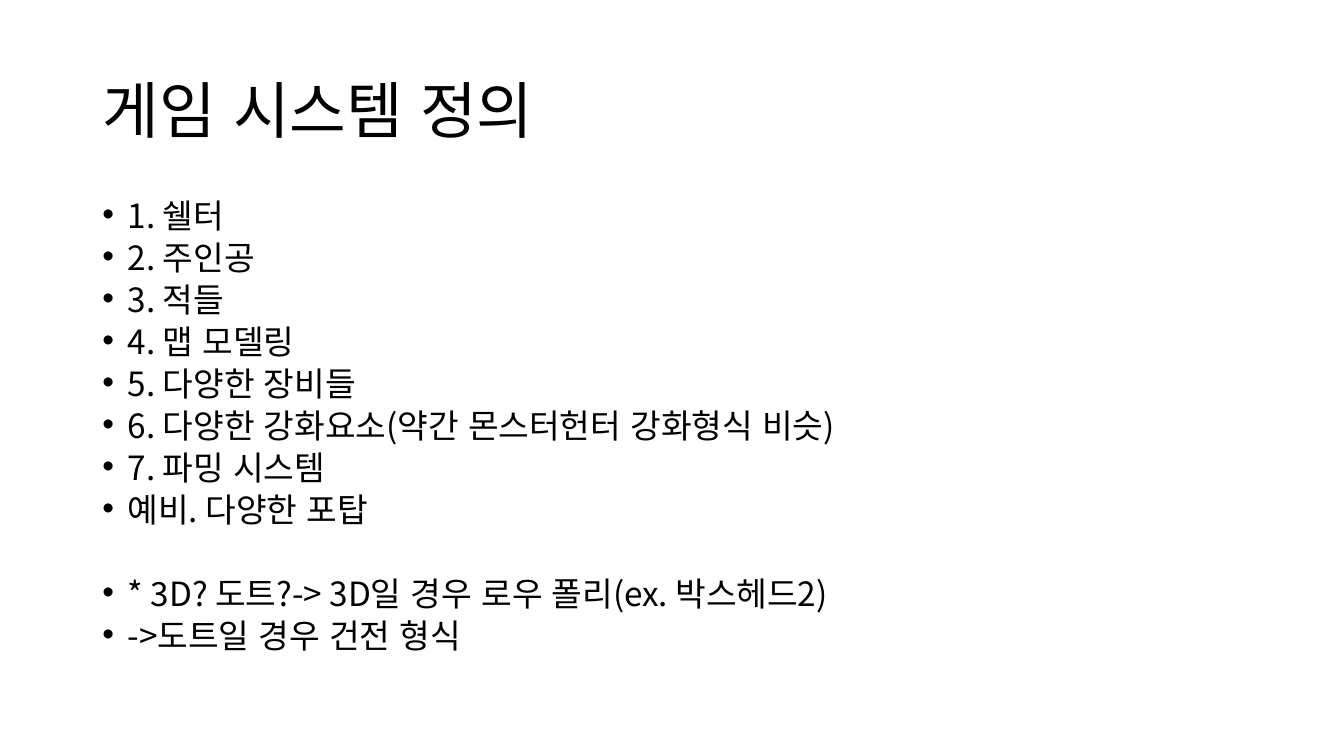
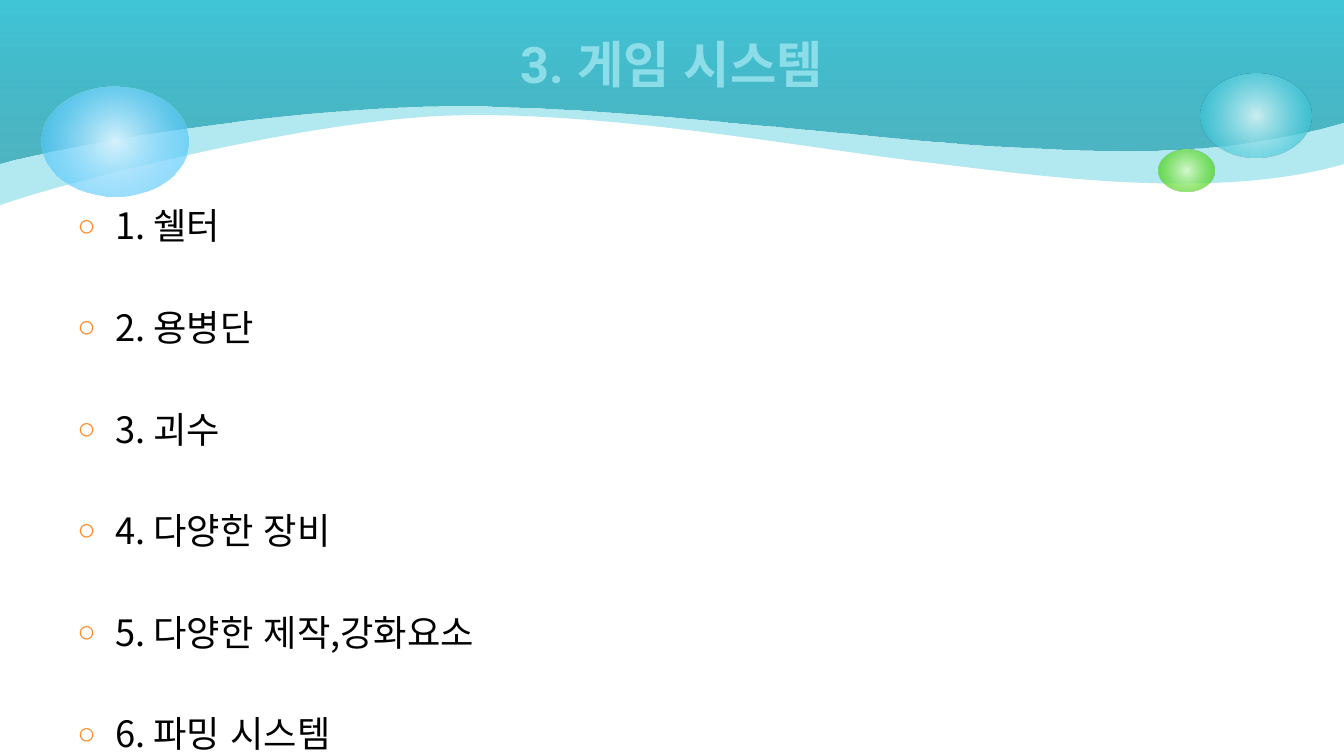
Before and after one commit to csm2652/SEED, a slide deck: slide 7 of 시작기획/슈팅 디팬스.pptx (slide 2 before the commit). Drawn at 1344x756 pixels with LibreOffice and Linux fonts; fonts in the diff are those of the drawing. Boxes give left, top, right and bottom in pixels: in the first picture for what was removed or moved away, otherwise in the second. Text is boxed around its words. In the diff, an @@ line names an element or a change of style, - is before the commit and + after.

```diff
--- a/시작기획/슈팅 디팬스.pptx
+++ b/시작기획/슈팅 디팬스.pptx
@@ freeform shape added at <box>0,0,1344,206</box>, fill #40C6D8 at 40% opacity @@
@@ freeform shape added at <box>0,0,1344,163</box>, fill gradient #249EAE to #40C6D8 @@
@@ title at <box>521,41,823,87</box>: text changed; size 44 to 36 pt; font Noto Sans CJK KR to Roboto; text colour #000000 to gradient #D9F4F7 to #8CDDE8; bold on @@
-게임 시스템 정의
+3. 게임 시스템
@@ ellipse added at <box>41,87,188,197</box>, fill gradient #D6F2FE to #33BDFB @@
@@ ellipse added at <box>1201,74,1313,157</box>, fill gradient #D9F4F7 to #40C6D8 @@
@@ ellipse added at <box>1158,149,1215,192</box>, fill gradient #DAFACD to #4CD416 @@
@@ text "1. 쉘터": place and size @@
-text "1. 쉘터" at <box>128,200,834,651</box>
+text "1. 쉘터" at <box>115,209,474,750</box>
@@ text at <box>115,209,220,242</box>: size 23.8 to 25.9 pt in "1. 쉘터"; bullet • to ○; line spacing 0.7 to 1; less space between paragraphs @@
@@ text at <box>115,311,474,750</box>: text changed; size 23.8 to 25.9 pt @@
-• 2. 주인공
-• 3. 적들
-• 4. 맵 모델링
-• 5. 다양한 장비들
-• 6. 다양한 강화요소(약간 몬스터헌터 강화형식 비슷)
-• 7. 파밍 시스템
-• 예비. 다양한 포탑
-• * 3D? 도트?-> 3D일 경우 로우 폴리(ex. 박스헤드2)
-• ->도트일 경우 건전 형식
+○ 2. 용병단
+○ 3. 괴수
+○ 4. 다양한 장비
+○ 5. 다양한 제작,강화요소
+○ 6. 파밍 시스템
```
Also in this commit, not shown: 12 other slides changed, 10 slides added, 5 slides removed.
